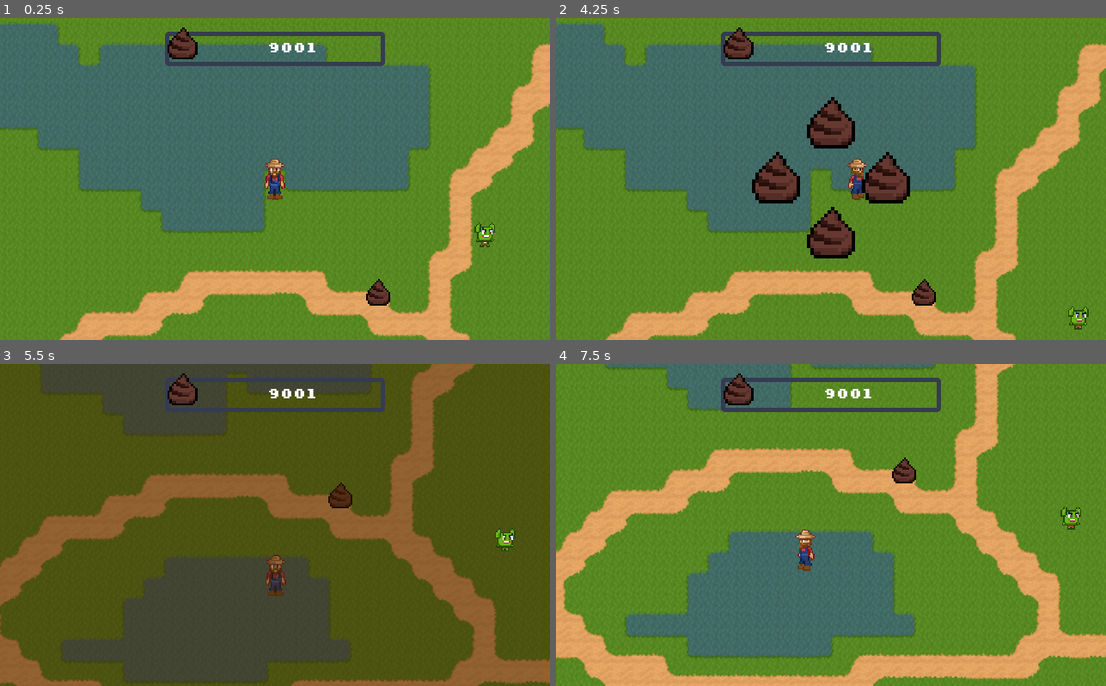
Above: before the commit, frames 1-4 (two rows, left to right).
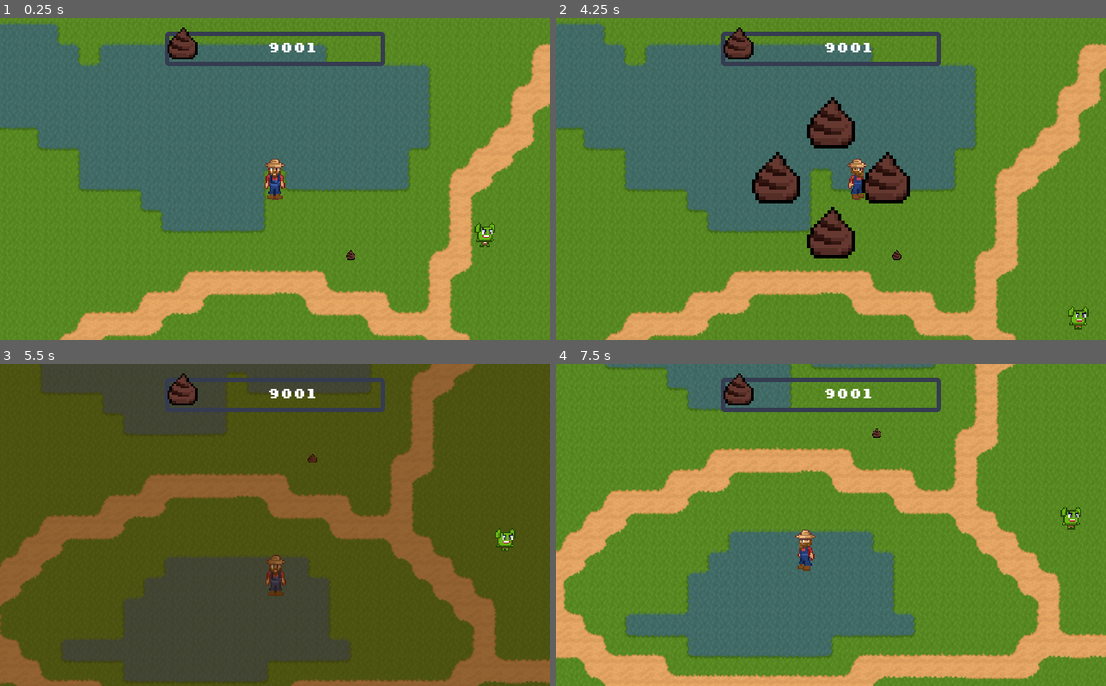
Above: after the commit, the same moments.

Repository: astro-panda/poo-farmer
Game: Godot game, scene res://Scenes/Main.tscn
The game is run twice, just before and just after one commit, with the same random seed, the same clock (stepped at 60 frames per second) and the same inputs. The engine's default icon, where the game draws it, is replaced by a stand-in: a white triangle on a blue panel in a dark square.
Inputs (mouse positions are in pixels of both pictures, inside the frame that each line leads up to):
- Up to frame 1 (0.25 s): no input
- Up to frame 2 (4.25 s): click (831, 182) at 0.5 s; click (831, 182) at 1.25 s; click (831, 182) at 2 s; click (831, 182) at 2.75 s; tap Enter at 3.5 s; move the mouse to (952, 162) at 3.52 s; hold Right (move_right) from 3.53 s (still down); hold R (open_arsenal) from 3.53 s (still down); click (952, 162) at 3.67 s
- Up to frame 3 (5.5 s): move the mouse to (165, 541) at 4.27 s; release Right (move_right) at 4.28 s; release R (open_arsenal) at 4.28 s; hold Down (move_down) 4.28-5.03 s; click (165, 541) at 4.35 s; move the mouse to (330, 454) at 5.02 s; hold Right (move_right) from 5.03 s (still down); hold Tab (store) from 5.03 s (still down)
- Up to frame 4 (7.5 s): tap Space at 5.75, 7.25 s; move the mouse to (803, 589) at 5.77 s; release Right (move_right) at 5.78 s; release Tab (store) at 5.78 s; hold Up (move_up) 5.78-6.53 s; tap R (open_arsenal) at 5.85 s; click (803, 589) at 5.92 s; tap Enter at 6.5 s; move the mouse to (996, 573) at 6.52 s; press the mouse at (996, 573) at 6.53 s; hold Left (move_left) from 6.53 s (still down); move the mouse to (666, 476) at 7.27 s; release the mouse at (666, 476) at 7.28 s; tap Tab (store) at 7.35 s

The runs differ from the first frame. In frame 1, 0.3% of the frame differs, in the area x 62-71%, y 72-90%; in frame 2, 0.3%, in the area x 61-70%, y 72-90%; in frame 3, 0.3%; in frame 4, 0.3%.

Commit message:
Added the glowing sprites and the poo sprite

Diff:
--- a/poofarmer/Scenes/Gnome.tscn
+++ b/poofarmer/Scenes/Gnome.tscn
@@ -1,8 +1,8 @@
-[gd_scene load_steps=23 format=2]
+[gd_scene load_steps=39 format=2]
 
 [ext_resource path="res://Images/Gnome.SpriteSheet.png" type="Texture" id=1]
 [ext_resource path="res://Scripts/Gnome.gd" type="Script" id=2]
-[ext_resource path="res://Images/gnome-glow.png" type="Texture" id=3]
+[ext_resource path="res://Images/Gnome.Glowing.SpriteSheet.png" type="Texture" id=3]
 
 [sub_resource type="AtlasTexture" id=3]
 atlas = ExtResource( 1 )
@@ -19,6 +19,70 @@
 [sub_resource type="AtlasTexture" id=6]
 atlas = ExtResource( 1 )
 region = Rect2( 144, 0, 48, 48 )
+
+[sub_resource type="AtlasTexture" id=20]
+atlas = ExtResource( 3 )
+region = Rect2( 0, 0, 48, 48 )
+
+[sub_resource type="AtlasTexture" id=21]
+atlas = ExtResource( 3 )
+region = Rect2( 48, 0, 48, 48 )
+
+[sub_resource type="AtlasTexture" id=22]
+atlas = ExtResource( 3 )
+region = Rect2( 96, 0, 48, 48 )
+
+[sub_resource type="AtlasTexture" id=23]
+atlas = ExtResource( 3 )
+region = Rect2( 144, 0, 48, 48 )
+
+[sub_resource type="AtlasTexture" id=24]
+atlas = ExtResource( 3 )
+region = Rect2( 0, 48, 48, 48 )
+
+[sub_resource type="AtlasTexture" id=25]
+atlas = ExtResource( 3 )
+region = Rect2( 48, 48, 48, 48 )
+
+[sub_resource type="AtlasTexture" id=26]
+atlas = ExtResource( 3 )
+region = Rect2( 96, 48, 48, 48 )
+
+[sub_resource type="AtlasTexture" id=27]
+atlas = ExtResource( 3 )
+region = Rect2( 144, 48, 48, 48 )
+
+[sub_resource type="AtlasTexture" id=28]
+atlas = ExtResource( 3 )
+region = Rect2( 0, 144, 48, 48 )
+
+[sub_resource type="AtlasTexture" id=29]
+atlas = ExtResource( 3 )
+region = Rect2( 48, 144, 48, 48 )
+
+[sub_resource type="AtlasTexture" id=30]
+atlas = ExtResource( 3 )
+region = Rect2( 96, 144, 48, 48 )
+
+[sub_resource type="AtlasTexture" id=31]
+atlas = ExtResource( 3 )
+region = Rect2( 144, 144, 48, 48 )
+
+[sub_resource type="AtlasTexture" id=32]
+atlas = ExtResource( 3 )
+region = Rect2( 0, 96, 48, 48 )
+
+[sub_resource type="AtlasTexture" id=33]
+atlas = ExtResource( 3 )
+region = Rect2( 48, 96, 48, 48 )
+
+[sub_resource type="AtlasTexture" id=34]
+atlas = ExtResource( 3 )
+region = Rect2( 96, 96, 48, 48 )
+
+[sub_resource type="AtlasTexture" id=35]
+atlas = ExtResource( 3 )
+region = Rect2( 144, 96, 48, 48 )
 
 [sub_resource type="AtlasTexture" id=7]
 atlas = ExtResource( 1 )
@@ -75,10 +139,25 @@
 "name": "down",
 "speed": 3.0
 }, {
-"frames": [ ExtResource( 3 ) ],
-"loop": true,
-"name": "glow",
-"speed": 3.0
+"frames": [ SubResource( 20 ), SubResource( 21 ), SubResource( 22 ), SubResource( 23 ) ],
+"loop": true,
+"name": "glow-down",
+"speed": 3.0
+}, {
+"frames": [ SubResource( 24 ), SubResource( 25 ), SubResource( 26 ), SubResource( 27 ) ],
+"loop": true,
+"name": "glow-left",
+"speed": 5.0
+}, {
+"frames": [ SubResource( 28 ), SubResource( 29 ), SubResource( 30 ), SubResource( 31 ) ],
+"loop": true,
+"name": "glow-right",
+"speed": 5.0
+}, {
+"frames": [ SubResource( 32 ), SubResource( 33 ), SubResource( 34 ), SubResource( 35 ) ],
+"loop": true,
+"name": "glow-up",
+"speed": 5.0
 }, {
 "frames": [ SubResource( 7 ), SubResource( 8 ), SubResource( 9 ), SubResource( 10 ) ],
 "loop": true,
@@ -108,8 +187,7 @@
 [node name="AnimatedSprite" type="AnimatedSprite" parent="."]
 scale = Vector2( 1.5, 1.5 )
 frames = SubResource( 1 )
-animation = "down"
-frame = 2
+animation = "glow-right"
 playing = true
 
 [node name="CollisionShape2D" type="CollisionShape2D" parent="."]
--- a/poofarmer/Scenes/Main.tscn
+++ b/poofarmer/Scenes/Main.tscn
@@ -161,7 +161,7 @@
 speed = 2000
 
 [node name="Poo" parent="." instance=ExtResource( 12 )]
-position = Vector2( 792, 515 )
+position = Vector2( 760, 472 )
 
 [node name="Silo" parent="." instance=ExtResource( 14 )]
 position = Vector2( 1560, 1560 )
--- a/poofarmer/Scenes/Poo.tscn
+++ b/poofarmer/Scenes/Poo.tscn
@@ -1,6 +1,6 @@
 [gd_scene load_steps=5 format=2]
 
-[ext_resource path="res://Images/Crap-export.png" type="Texture" id=1]
+[ext_resource path="res://Images/Crap.png" type="Texture" id=1]
 [ext_resource path="res://Scripts/Poo.gd" type="Script" id=2]
 
 [sub_resource type="SpriteFrames" id=1]
@@ -17,7 +17,7 @@
 } ]
 
 [sub_resource type="CircleShape2D" id=2]
-radius = 28.0179
+radius = 12.0416
 
 [node name="Poo" type="Area2D" groups=["poo"]]
 scale = Vector2( 0.5, 0.5 )
@@ -25,11 +25,12 @@
 script = ExtResource( 2 )
 
 [node name="AnimatedSprite" type="AnimatedSprite" parent="."]
+scale = Vector2( 1.5, 1.5 )
 frames = SubResource( 1 )
 animation = "Unicorn"
 
 [node name="CollisionShape2D" type="CollisionShape2D" parent="."]
-position = Vector2( 0, 5 )
+position = Vector2( 0, 2 )
 shape = SubResource( 2 )
 
 [connection signal="body_entered" from="." to="." method="_on_Poo_body_entered"]
Not shown, added: poofarmer/Images/Crap.png.import
Not shown, added: poofarmer/Images/Gnome.Glowing.SpriteSheet.png.import
Not shown, added: poofarmer/Images/Unicorn.png.import
